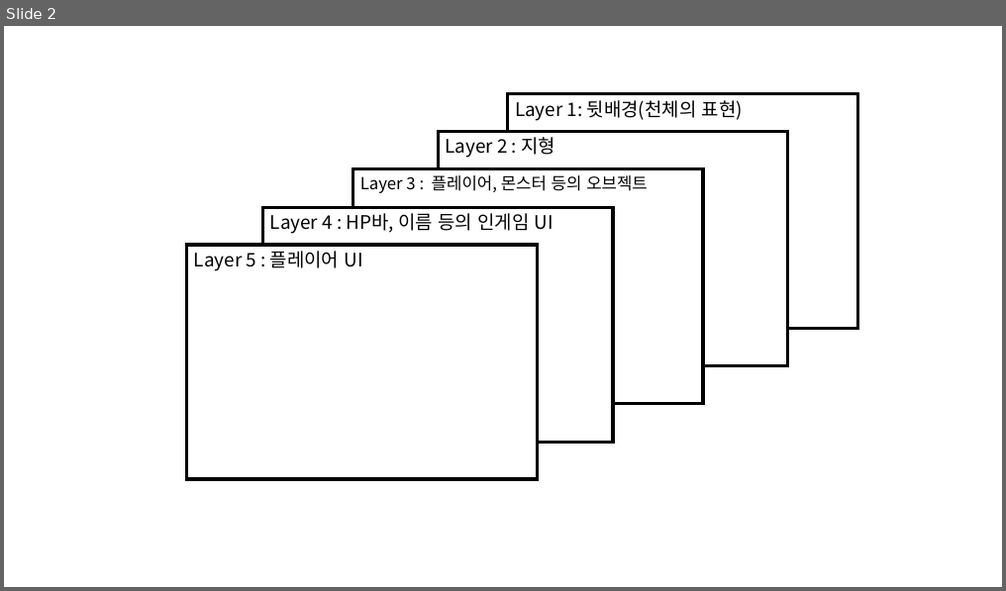
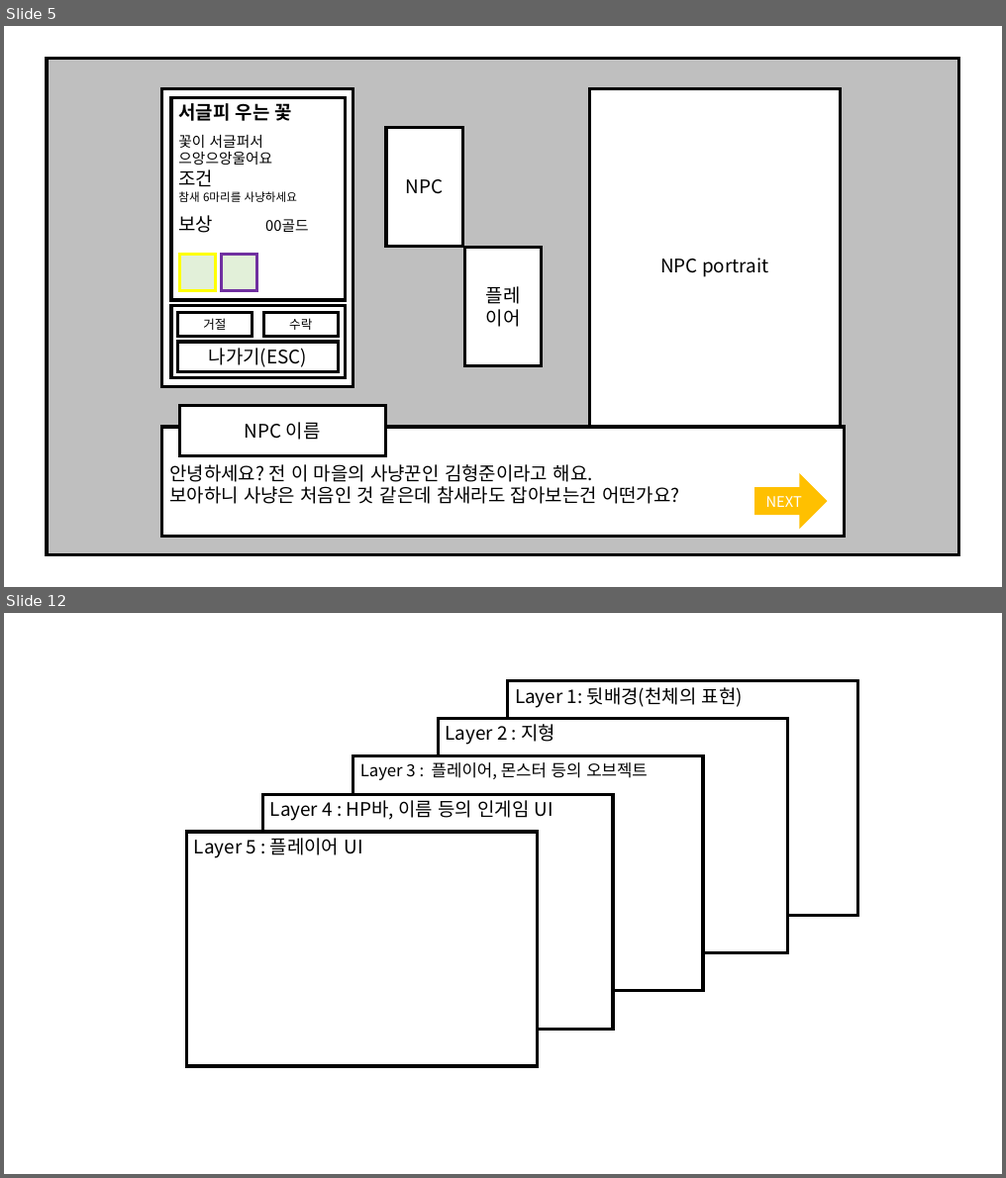
Before and after one commit to korleinster/gamebusdriver, a slide deck: plan/forwork.pptx. Shown one above the other, each under a label of ours: slide 2 before the commit, slides 5 and 12 after it; the slides between them are not shown. The pictures are 1006x591 and 1006x1178 pixels, drawn with LibreOffice and Linux fonts; fonts in the diff are those of the drawing. Boxes give left, top, right and bottom in pixels: in the first picture for what was removed or moved away, otherwise in the second. Text is boxed around its words. In the diff, an @@ line names an element or a change of style, - is before the commit and + after.

```diff
--- a/plan/forwork.pptx
+++ b/plan/forwork.pptx
@@ slide 5 added at <box>4,26,1002,587</box>, background #FFFFFF @@
@@ rectangle added at <box>47,59,959,556</box>, fill #BFBFBF, outline #000000 3 pt @@
@@ rectangle added at <box>162,89,352,387</box>, fill #FFFFFF, outline #000000 3 pt @@
@@ rectangle added at <box>171,98,346,301</box>, fill #FFFFFF, outline #000000 3 pt, 14 pt, text #000000 @@
+서글피 우는 꽃
+꽃이 서글퍼서 으앙으앙울어요
+조건
+참새 6마리를 사냥하세요
+보상 00골드
@@ rectangle added at <box>589,89,841,444</box>, fill #FFFFFF, outline #000000 3 pt, 18 pt, text #000000 @@
+NPC portrait
@@ rectangle added at <box>386,127,463,246</box>, fill #FFFFFF, outline #000000 3 pt, 18 pt, text #000000 @@
+NPC
@@ rectangle added at <box>179,255,215,291</box>, fill #E2F0D9, outline #FFFF00 3 pt @@
@@ rectangle added at <box>221,255,257,291</box>, fill #E2F0D9, outline #7030A0 3 pt @@
@@ rectangle added at <box>465,248,542,367</box>, fill #FFFFFF, outline #000000 3 pt, 18 pt, text #000000 @@
+플레
+이어
@@ rectangle added at <box>171,306,346,377</box>, fill #FFFFFF, outline #000000 3 pt @@
@@ rectangle added at <box>177,313,252,337</box>, fill #FFFFFF, outline #000000 3 pt, 12 pt, text #000000 @@
+거절
@@ rectangle added at <box>263,313,339,337</box>, fill #FFFFFF, outline #000000 3 pt, 12 pt, text #000000 @@
+수락
@@ rectangle added at <box>177,342,338,372</box>, fill #FFFFFF, outline #000000 3 pt, 18 pt, text #000000 @@
+나가기(ESC)
@@ rectangle added at <box>179,405,385,456</box>, fill #FFFFFF, outline #000000 3 pt, 18 pt, text #000000 @@
+NPC 이름
@@ rectangle added at <box>162,427,844,537</box>, fill #FFFFFF, outline #000000 3 pt, 18 pt, text #000000 @@
+안녕하세요? 전 이 마을의 사냥꾼인 김형준이라고 해요.
+보아하니 사냥은 처음인 것 같은데 참새라도 잡아보는건 어떤가요?
@@ right arrow added at <box>754,473,828,529</box>, fill #FFC000, 14 pt, text #FFFFFF @@
+NEXT
@@ what was slide 2 is now slide 12 @@
```
Also in this commit, not shown: 3 slides changed, 10 other slides added, 5 other files.
